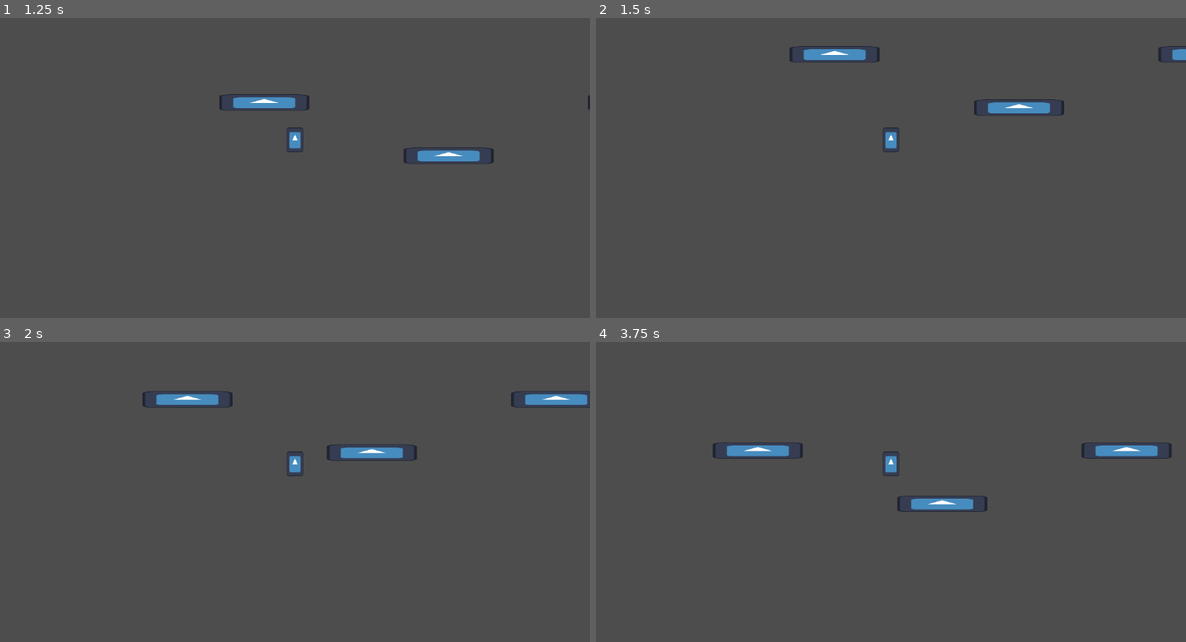
Above: before the commit, frames 1-4 (two rows, left to right).
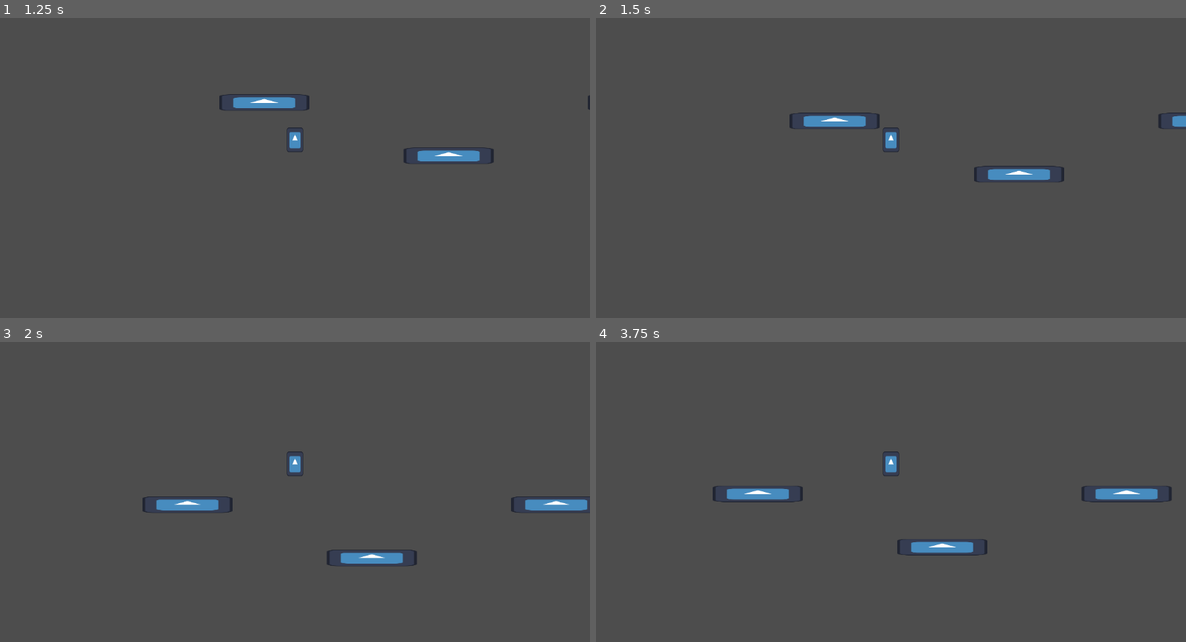
Above: after the commit, the same moments.

Repository: Cyberiada2025-2026/battle-of-pobliz
Game: Godot game, scene res://scenes/debug/battle_arena_graybox.tscn
Same seed, same stepped clock (60 frames per second), same inputs: the game is played once before the commit and once after it. The project has no main scene, so this scene is started directly. The engine's default icon, where the game draws it, is replaced by a stand-in: a white triangle on a blue panel in a dark square.
Inputs:
- Up to frame 1 (1.25 s): hold D (move_right) from 0.53 s (still down); hold W (jump) from 0.53 s (still down)
- Up to frame 2 (1.5 s): keep holding D (move_right); release W (jump) at 1.28 s; tap W (jump) at 1.35 s
- Up to frame 3 (2 s): keep holding D (move_right); tap W (jump) at 1.52, 1.82 s
- Up to frame 4 (3.75 s): release D (move_right) at 2.03 s; hold A (move_left) 2.03-2.78 s; hold W (jump) 2.03-2.78 s; hold D (move_right) from 2.78 s (still down); tap W (jump) at 2.85, 3.02, 3.32 s; hold W (jump) from 3.53 s (still down)

Frame 1 is identical in both runs. In frame 2, 2.4% of the frame differs, in the area x 32-100%, y 9-55%; in frame 3, 3.0%; in frame 4, 3.2%, in the area x 19-98%, y 33-72%.

Commit message:
fix double jump

Diff:
--- a/characters/bodies/body_controller.tscn
+++ b/characters/bodies/body_controller.tscn
@@ -33,3 +33,4 @@
 [node name="JumpComponent" type="Node" parent="." unique_id=2124581300]
 script = ExtResource("4_0bj7s")
 jump_velocity = 600.0
+max_jump_count = 2
--- a/characters/bodies/jump_component.gd
+++ b/characters/bodies/jump_component.gd
@@ -11,6 +11,6 @@
 	if body.is_on_floor():
 		_jump_count = 0
 
-	if Input.is_action_pressed("jump") and _jump_count < max_jump_count:
+	if Input.is_action_just_pressed("jump") and _jump_count < max_jump_count:
 		_jump_count += 1
 		body.velocity.y = -jump_velocity
